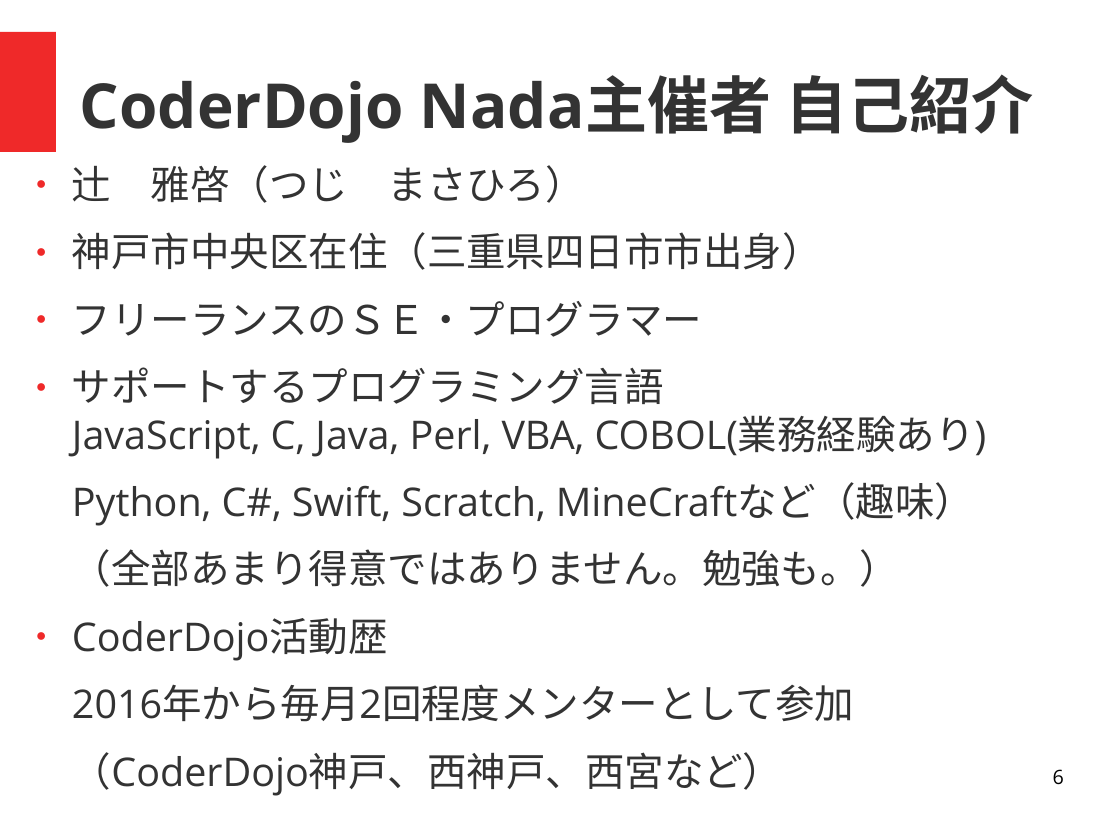
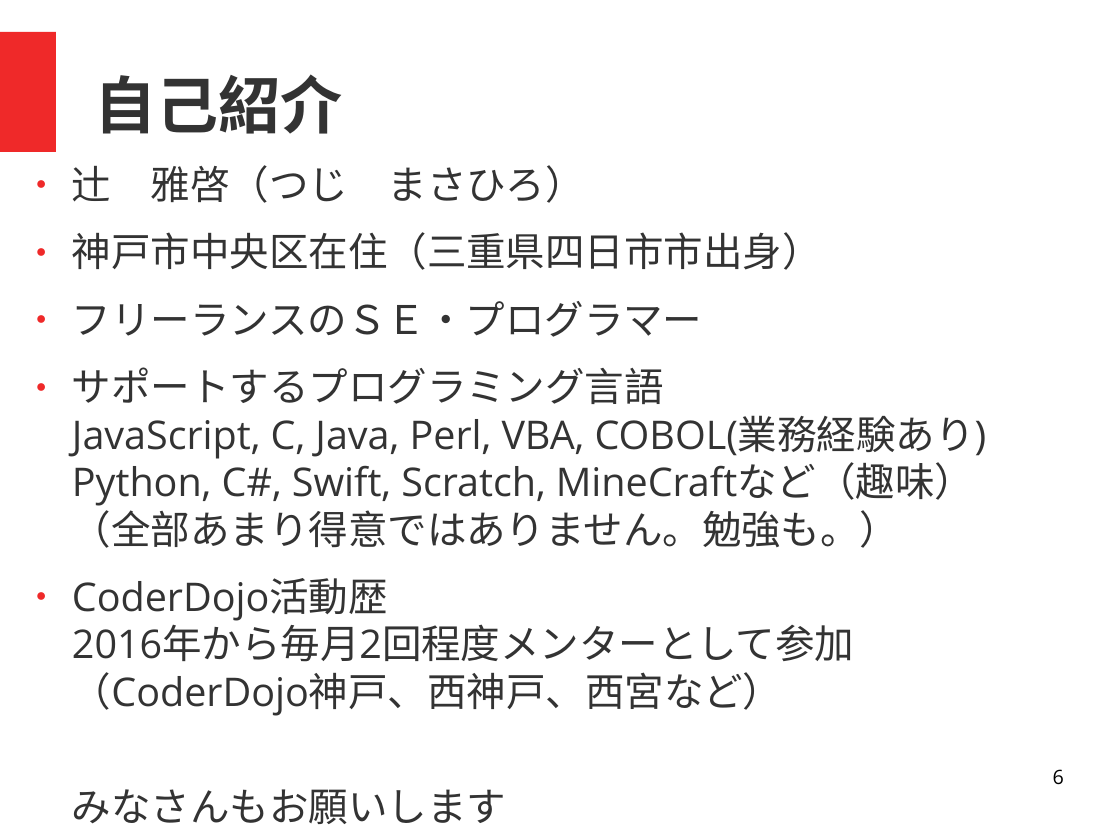
Before and after one commit to coderdojo-nada/resource, a slide deck: slide 6 of guide/coderdojo-nada紹介.odp. Drawn at 1120x840 pixels with LibreOffice and Linux fonts; fonts in the diff are those of the drawing. Boxes give left, top, right and bottom in pixels: in the first picture for what was removed or moved away, otherwise in the second. Text is boxed around its words. In the diff, an @@ line names an element or a change of style, - is before the commit and + after.

Commit message:
update odp

```diff
--- a/guide/coderdojo-nada紹介.odp
+++ b/guide/coderdojo-nada紹介.odp
@@ title at bbox=[94, 74, 342, 134]: text changed @@
-CoderDojo Nada主催者 自己紹介
+自己紹介
@@ text at bbox=[72, 367, 987, 824]: text changed @@
-● サポートするプログラミング言語
-  JavaScript, C, Java, Perl, VBA, COBOL(業務経験あり)
-Python, C#, Swift, Scratch, MineCraftなど（趣味）
-（全部あまり得意ではありません。勉強も。）
-● CoderDojo活動歴
-2016年から毎月2回程度メンターとして参加
-（CoderDojo神戸、西神戸、西宮など）
+● サポートするプログラミング言語
+  JavaScript, C, Java, Perl, VBA, COBOL(業務経験あり)
+  Python, C#, Swift, Scratch, MineCraftなど（趣味）
+  （全部あまり得意ではありません。勉強も。）
+● CoderDojo活動歴
+  2016年から毎月2回程度メンターとして参加（CoderDojo神戸、西神戸、西宮など）
+みなさんもお願いします
```
Also in this commit, not shown: 1 other slide changed.
